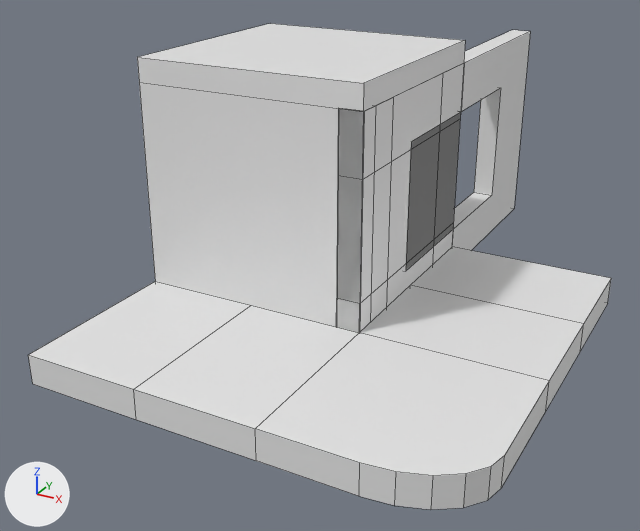
Before and after pictures for a commit that changed the Blender file BlenderModels/Motel/MotelKit/MotelKit.blend.
Before and after are seen from a 50 mm lens placed at (2.69, -5.53, 3.51), pointed at (-0.73, 0.69, 0.4). Arrows for +X, +Y and +Z are at lower left; the lights stay in place. The picture after the commit comes second. Mesh edges are drawn as thin lines.

Objects in the first picture: 'MO_Door', 'MO_Roof', 'MO_SW_Corner', 'MO_SW_X', 'MO_SW_Z', 'MO_WA_Corner', 'MO_WA_Flat', 'MO_WA_WinFull', 'MO_WA_WinLeft', 'MO_WA_WinRight'.
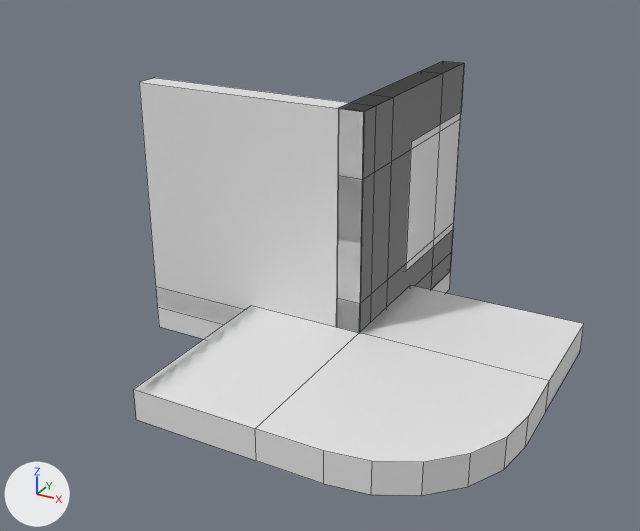
Where the newer file only moved an object's origin or applied its transform, the numbers keep the older frame.

Diff of the bpy script that builds the scene:
```diff
--- a/BlenderModels/Motel/MotelKit/MotelKit.blend.py
+++ b/BlenderModels/Motel/MotelKit/MotelKit.blend.py
@@ me_cube_051 @@
 # used by ob_mo_wa_winright; location = (0.0, 2.0, 0.0); scale = (0.1, 1.0, 1.0)
-me_cube_051.from_pydata(...)  # 8 vertices, 6 faces; spans x -1.98..0.02, y 0.0..2.0, z 0.0..2.0
+me_cube_051.from_pydata(...)  # 8 vertices, 6 faces; spans x -0.2..0.0, y 0.0..2.0, z 0.0..2.0
+# me_cube_051 part 1: the whole mesh is scaled about the mesh origin by (0.1, 1, 1)
 me_cube_051.materials.append(mat_material_049)
@@ me_cube_003 @@
 # used by ob_mo_sw_corner; location = (0.0, 0.0, 0.0); rotation_euler = (0.0, 1.571, 0.0), in degrees (0, 90, 0); scale = (1.25, 0.5, 0.75)
-me_cube_003.from_pydata(...)  # 24 vertices, 18 faces; spans x -0.2..0.0, y -3.0..2.0, z -1.33..2.0
+me_cube_003.from_pydata(...)  # 24 vertices, 18 faces; spans x -1.0..1.5, y -1.5..1.0, z 0.0..0.25
+# me_cube_003 part 2: 21 of 24 vertices moved; they spanned x -0.2..0.0, y -3.0..2.0, z -1.33..2.0 and now span x -1.0..1.5, y -1.5..1.0, z 0.0..0.25; mean shift (0.5, 0.38, -0.37); largest move (0.0, -3.0, 2.0) -> (1.5, -1.5, 0.0)
@@ me_cube_007 @@
 # used by ob_mo_sw_x; location = (0.0, 1.0, 0.0); rotation_euler = (0.0, 1.571, 0.0), in degrees (0, 90, 0); scale = (1.25, 0.5, 0.75)
-me_cube_007.from_pydata(...)  # 8 vertices, 6 faces; spans x -0.2..0.0, y 0.0..2.0, z 0.0..2.0
+me_cube_007.from_pydata(...)  # 8 vertices, 6 faces; spans x -0.2..0.0, y -2.0..0.0, z 0.0..2.0
+# me_cube_007 part 3: the whole mesh is moved by (0.0, -2.0, 0.0)
 me_cube_007.materials.append(mat_material_061)
@@ me_cube_008 @@
 # used by ob_mo_sw_z; location = (-1.0, 0.0, 0.0); rotation_euler = (3.142, 1.571, 0.0), in degrees (180, 90, 0); scale = (1.25, 0.75, 0.5)
-me_cube_008.from_pydata(...)  # 8 vertices, 6 faces; spans x -0.2..0.0, y 0.0..2.0, z 0.0..2.0
+me_cube_008.from_pydata(...)  # 8 vertices, 6 faces; spans x -0.2..0.0, y 0.0..2.0, z -2.0..0.0
+# me_cube_008 part 4: the whole mesh is moved by (0.0, 0.0, -2.0)
 me_cube_008.materials.append(mat_material_062)
@@ ob_mo_wa_winright @@
 ob_mo_wa_winright = bpy.data.objects.new('MO_WA_WinRight', me_cube_051)
-ob_mo_wa_winright.location = (0.0, 2.0, 0.0)
-ob_mo_wa_winright.scale = (0.1, 1.0, 1.0)
+ob_mo_wa_winright.location = (0.0, 0.0, 0.0)
 _m = ob_mo_wa_winright.modifiers.new('Boolean', 'BOOLEAN')
@@ ob_mo_roof @@
 ob_mo_roof = bpy.data.objects.new('MO_Roof', me_cube_055)
-ob_mo_roof.location = (0.0, 0.0, 2.0)
+ob_mo_roof.location = (0.0, 0.0, 0.0)
@@ ob_mo_sw_corner @@
 ob_mo_sw_corner.location = (0.0, 0.0, 0.0)
-ob_mo_sw_corner.rotation_euler = (0.0, 1.571, 0.0)  # degrees (0, 90, 0)
-ob_mo_sw_corner.scale = (1.25, 0.5, 0.75)
 _m = ob_mo_sw_corner.modifiers.new('Bevel', 'BEVEL')
```

Location of each change, [x1, y1, x2, y2] in pixels of the pictures (640 x 531 px):
'MO_SW_Corner', reshaped, turned, rescaled
    before: [134, 285, 584, 510]
    after: [134, 285, 583, 495]
'MO_WA_WinRight', moved, rescaled
    before: [452, 30, 530, 250]
    after: [341, 61, 464, 332]
'MO_Roof', moved
    before: [137, 24, 465, 112]
    after: [156, 288, 242, 324]
'MO_SW_Z', moved
    before: [28, 281, 251, 419]
    after: [135, 305, 265, 399]
'MO_SW_X', moved
    before: [411, 247, 611, 351]
    after: [359, 286, 584, 410]
'MO_Door', unchanged, covered by the edit
    before: [344, 112, 461, 333]
    after: [340, 64, 461, 323]
